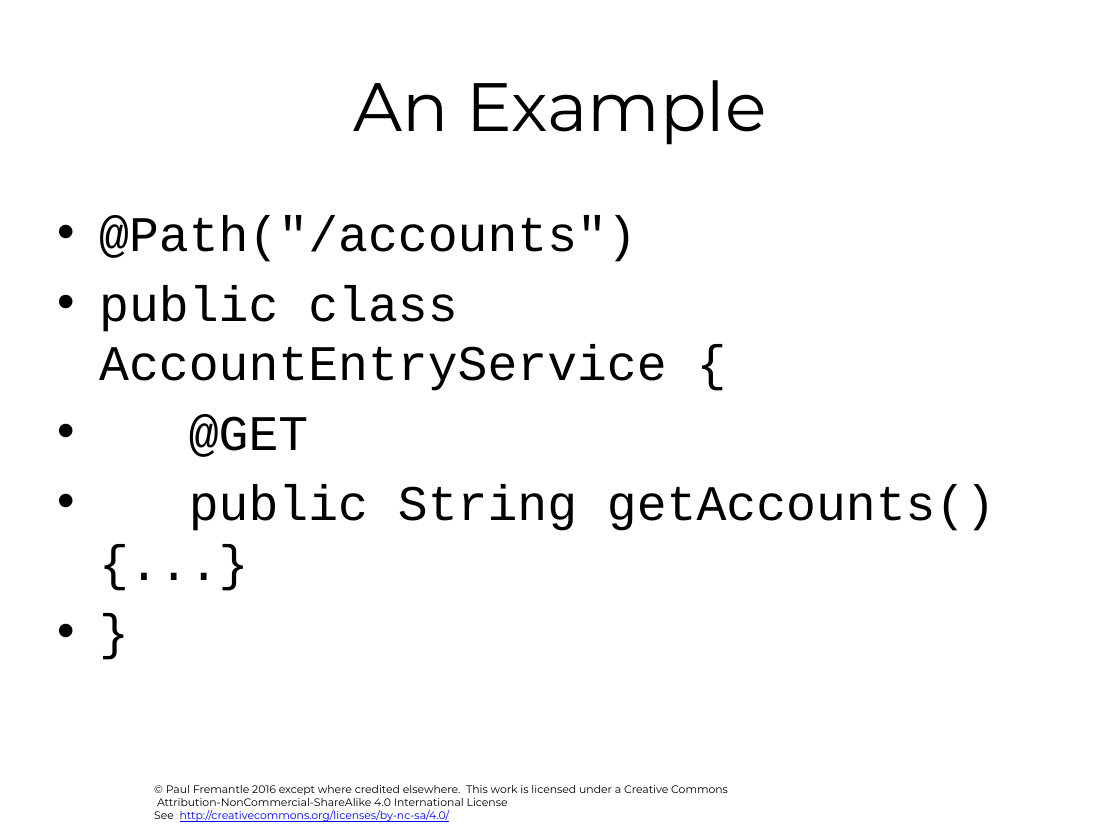
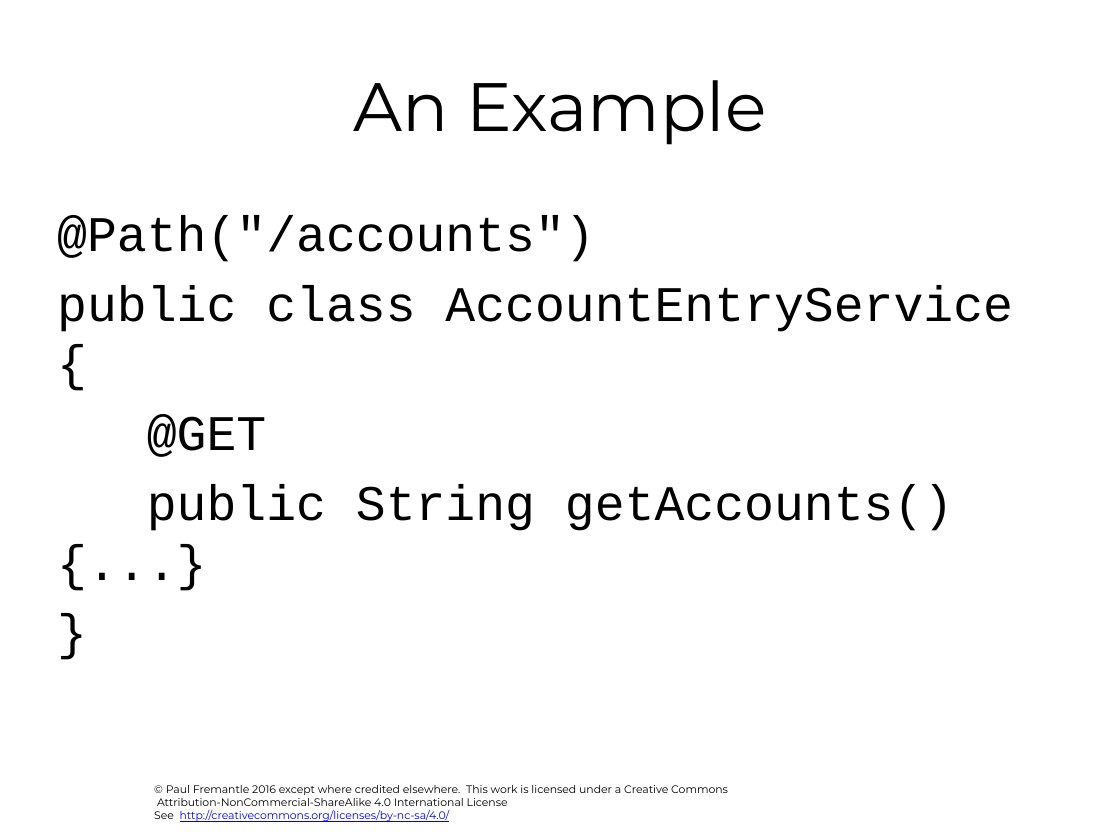
Before and after one commit to pzfreo/ox-soa, a slide deck: slide 10 of presentation-source/05-implementing-rest.pptx. Drawn at 1120x840 pixels with LibreOffice and Linux fonts; fonts in the diff are those of the drawing; background and template pictures are left out. Boxes give left, top, right and bottom in pixels: in the first picture for what was removed or moved away, otherwise in the second. Text is boxed around its words. In the diff, an @@ line names an element or a change of style, - is before the commit and + after.

```diff
--- a/presentation-source/05-implementing-rest.pptx
+++ b/presentation-source/05-implementing-rest.pptx
@@ text "@Path("/accounts")" at [57, 215, 1013, 531]: bullet • to none @@
```
Also in this commit, not shown: 4 other files.
